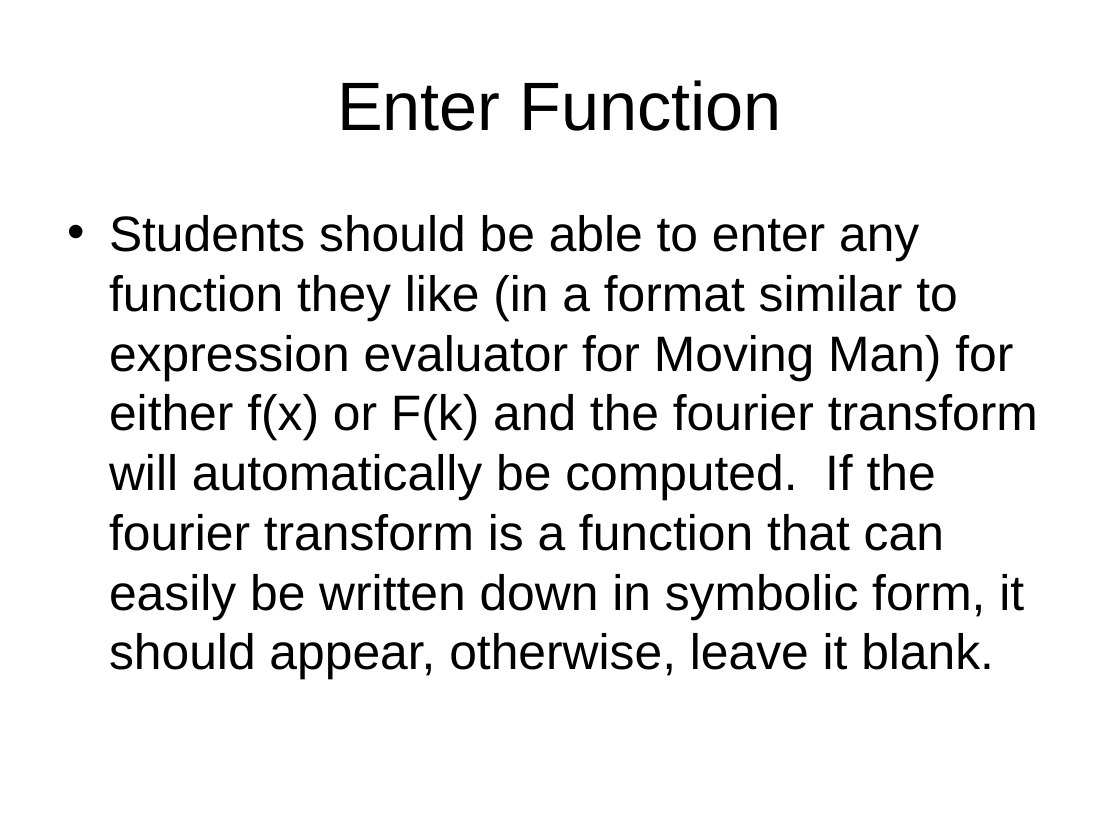
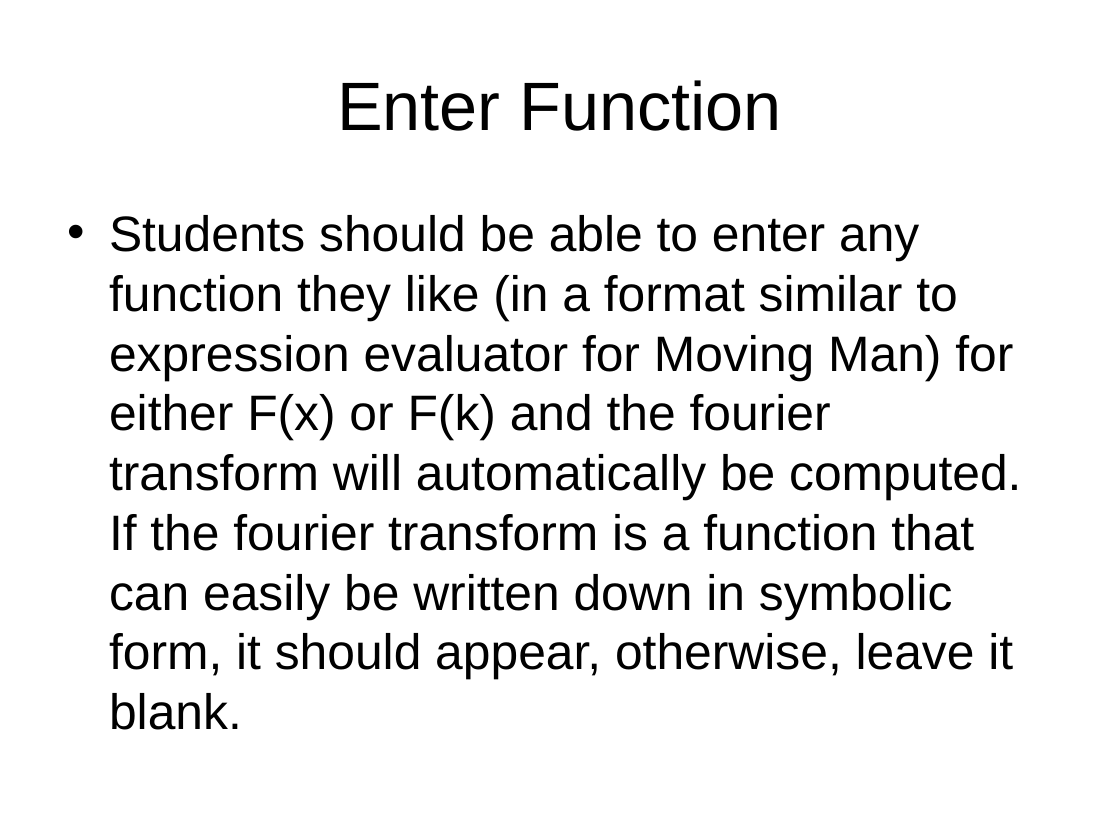
Before and after one commit to azharawaw/sim, a slide deck: slide 27 of trunk/fourier/doc/Fourier_Design_Outline.ppt (slide 18 before the commit). Drawn at 1120x840 pixels with LibreOffice and Linux fonts; fonts in the diff are those of the drawing. Boxes give left, top, right and bottom in pixels: in the first picture for what was removed or moved away, otherwise in the second. Text is boxed around its words. In the diff, an @@ line names an element or a change of style, - is before the commit and + after.

Commit message:
updated design from Sam McKagan, based on 5/4/2005 input from Fourier team

```diff
--- a/trunk/fourier/doc/Fourier_Design_Outline.ppt
+++ b/trunk/fourier/doc/Fourier_Design_Outline.ppt
@@ text at (109,215,1021,730): text changed @@
-• Students should be able to enter any function they like (in a format similar to expression evaluator for Moving Man) for either f(x) or F(k) and the fourier transform will automatically be computed. If the fourier transform is a function that can easily be written down in symbolic form, it should appear, otherwise, leave it blank.
+• Students should be able to enter any function they like (in a format similar to expression evaluator for Moving Man) for either F(x) or F(k) and the fourier transform will automatically be computed. If the fourier transform is a function that can easily be written down in symbolic form, it should appear, otherwise, leave it blank.
```
Also in this commit, not shown: 10 other slides changed, 16 slides added, 6 slides removed.
